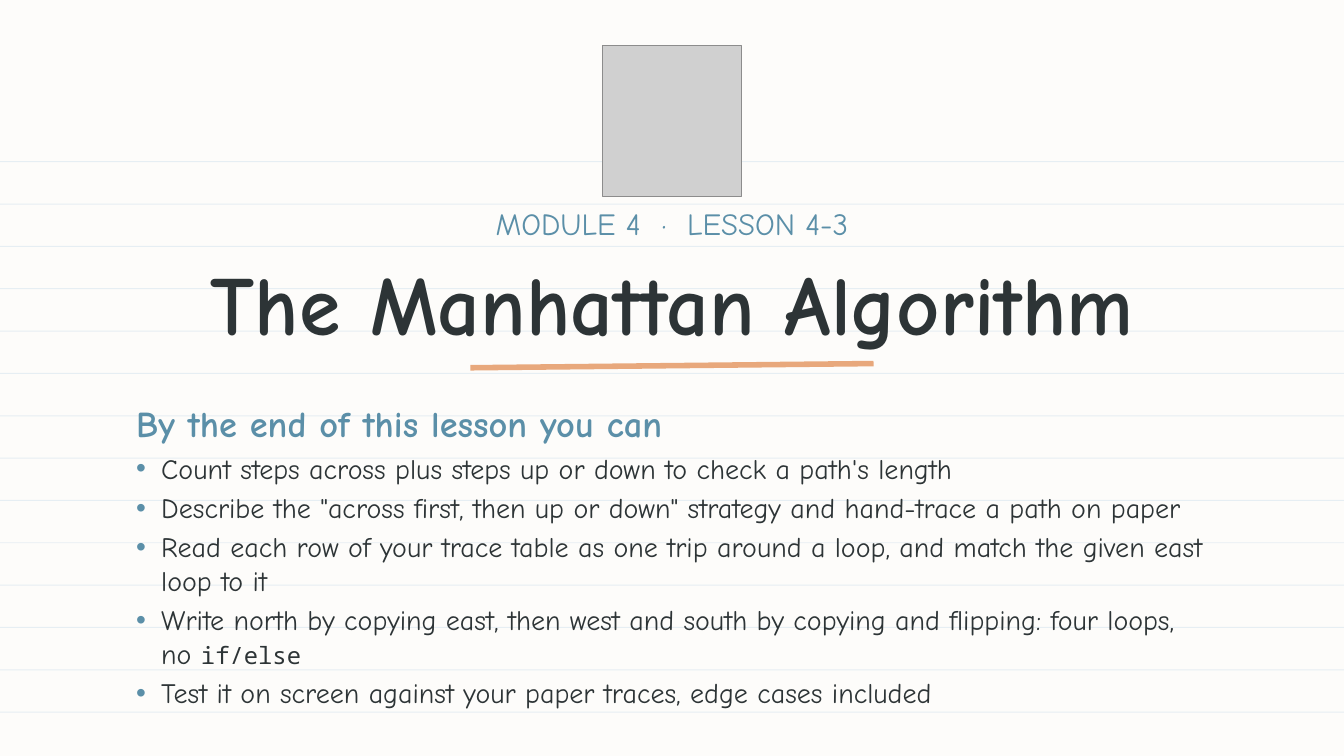
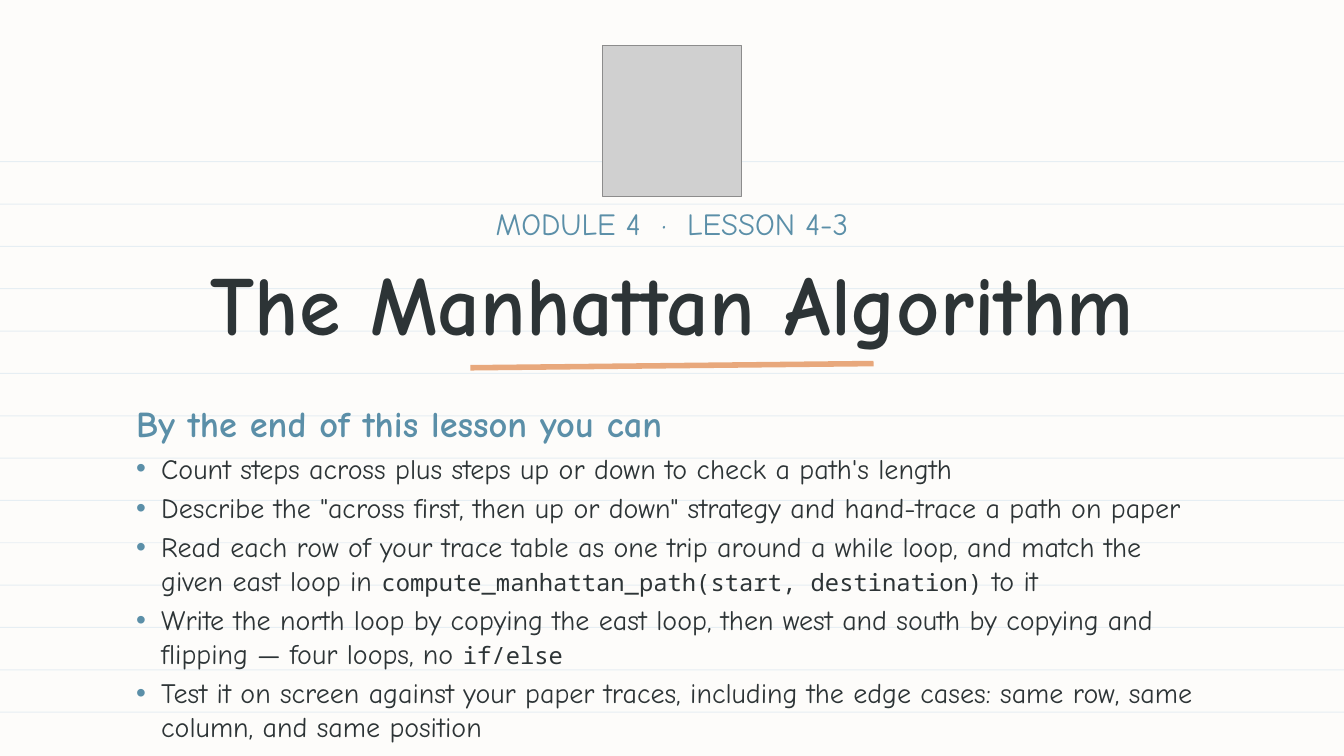
Before and after one commit to bradamiller/LearningPython, a slide deck: slide 1 of static/slides/module-04-manhattan/module-4-lesson-03-the-manhattan-algorithm.pptx. Drawn at 1344x756 pixels with LibreOffice and Linux fonts; fonts in the diff are those of the drawing; grey boxes stand for pictures. Boxes give left, top, right and bottom in pixels: in the first picture for what was removed or moved away, otherwise in the second. Text is boxed around its words. In the diff, an @@ line names an element or a change of style, - is before the commit and + after.

```diff
--- a/static/slides/module-04-manhattan/module-4-lesson-03-the-manhattan-algorithm.pptx
+++ b/static/slides/module-04-manhattan/module-4-lesson-03-the-manhattan-algorithm.pptx
@@ text at (x1=161, y1=538, x2=1192, y2=743): text changed @@
-• Read each row of your trace table as one trip around a loop, and match the given east loop to it
-• Write north by copying east, then west and south by copying and flipping: four loops, no if/else
-• Test it on screen against your paper traces, edge cases included
+• Read each row of your trace table as one trip around a while loop, and match the given east loop in compute_manhattan_path(start, destination) to it
+• Write the north loop by copying the east loop, then west and south by copying and flipping — four loops, no if/else
+• Test it on screen against your paper traces, including the edge cases: same row, same column, and same position
```
Also in this commit, not shown: 5 other slides changed, 2 slides added, 11 other files.
